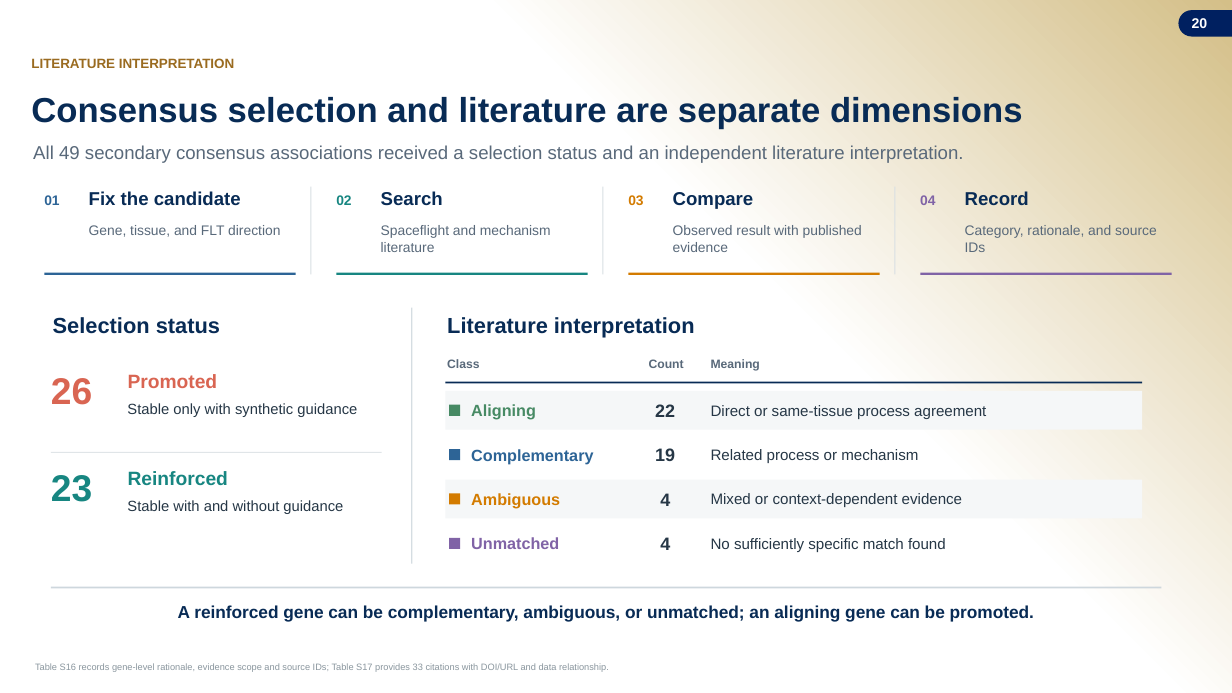
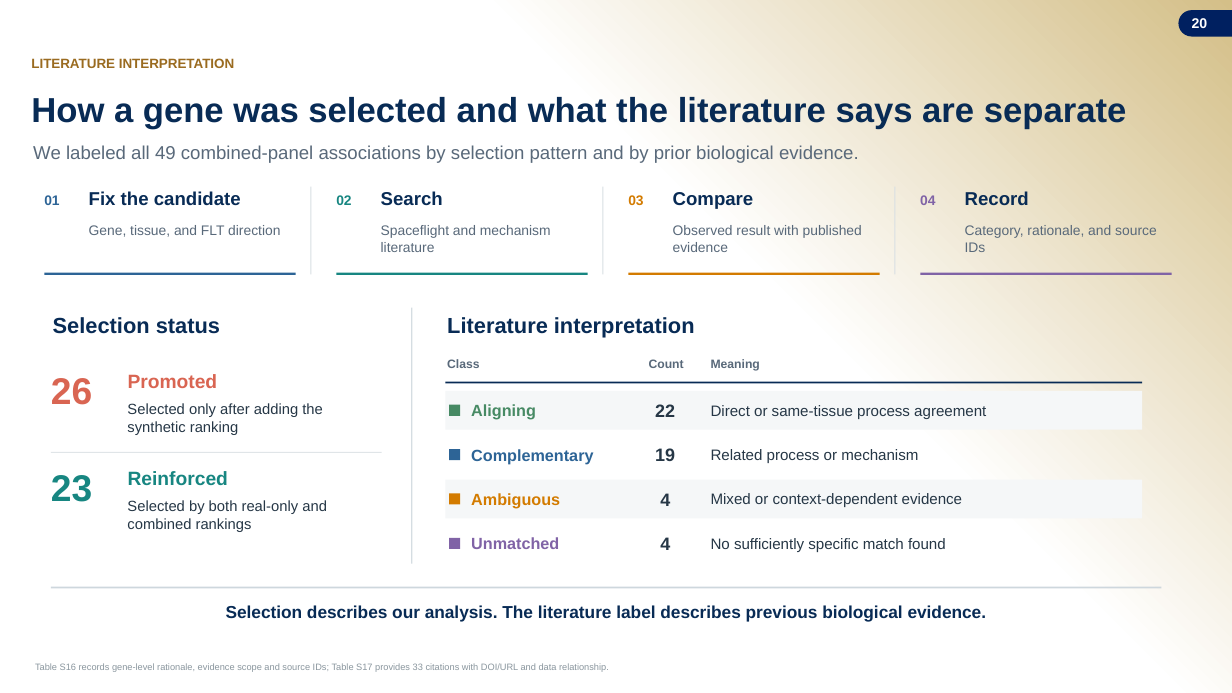
Before and after one commit to jasont314/nasa-mouse, a slide deck: slide 20 of presentation/SLSTP_2026_Generative_Transcriptomics.pptx. Drawn at 1232x693 pixels with LibreOffice and Linux fonts; fonts in the diff are those of the drawing; background and template pictures are left out. Boxes give left, top, right and bottom in pixels: in the first picture for what was removed or moved away, otherwise in the second. Text is boxed around its words. In the diff, an @@ line names an element or a change of style, - is before the commit and + after.

```diff
--- a/presentation/SLSTP_2026_Generative_Transcriptomics.pptx
+++ b/presentation/SLSTP_2026_Generative_Transcriptomics.pptx
@@ text at <box>31,97,1127,129</box>: text changed @@
-Consensus selection and literature are separate dimensions
+How a gene was selected and what the literature says are separate
@@ text at <box>33,145,859,163</box>: text changed @@
-All 49 secondary consensus associations received a selection status and an independent literature interpretation.
+We labeled all 49 combined-panel associations by selection pattern and by prior biological evidence.
@@ text at <box>127,403,323,435</box>: text changed @@
-Stable only with synthetic guidance
+Selected only after adding the synthetic ranking
@@ text at <box>127,500,327,532</box>: text changed @@
-Stable with and without guidance
+Selected by both real-only and combined rankings
@@ text at <box>226,605,987,622</box>: text changed @@
-A reinforced gene can be complementary, ambiguous, or unmatched; an aligning gene can be promoted.
+Selection describes our analysis. The literature label describes previous biological evidence.
```
Also in this commit, not shown: 22 other slides changed, 3 other files.
